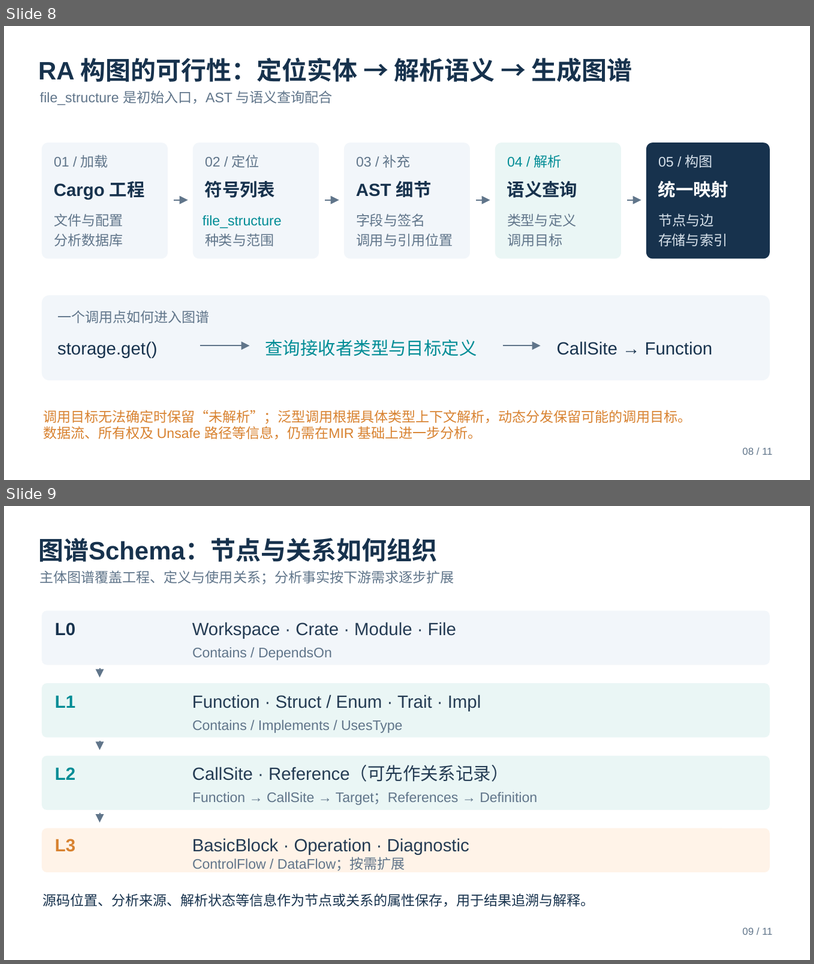
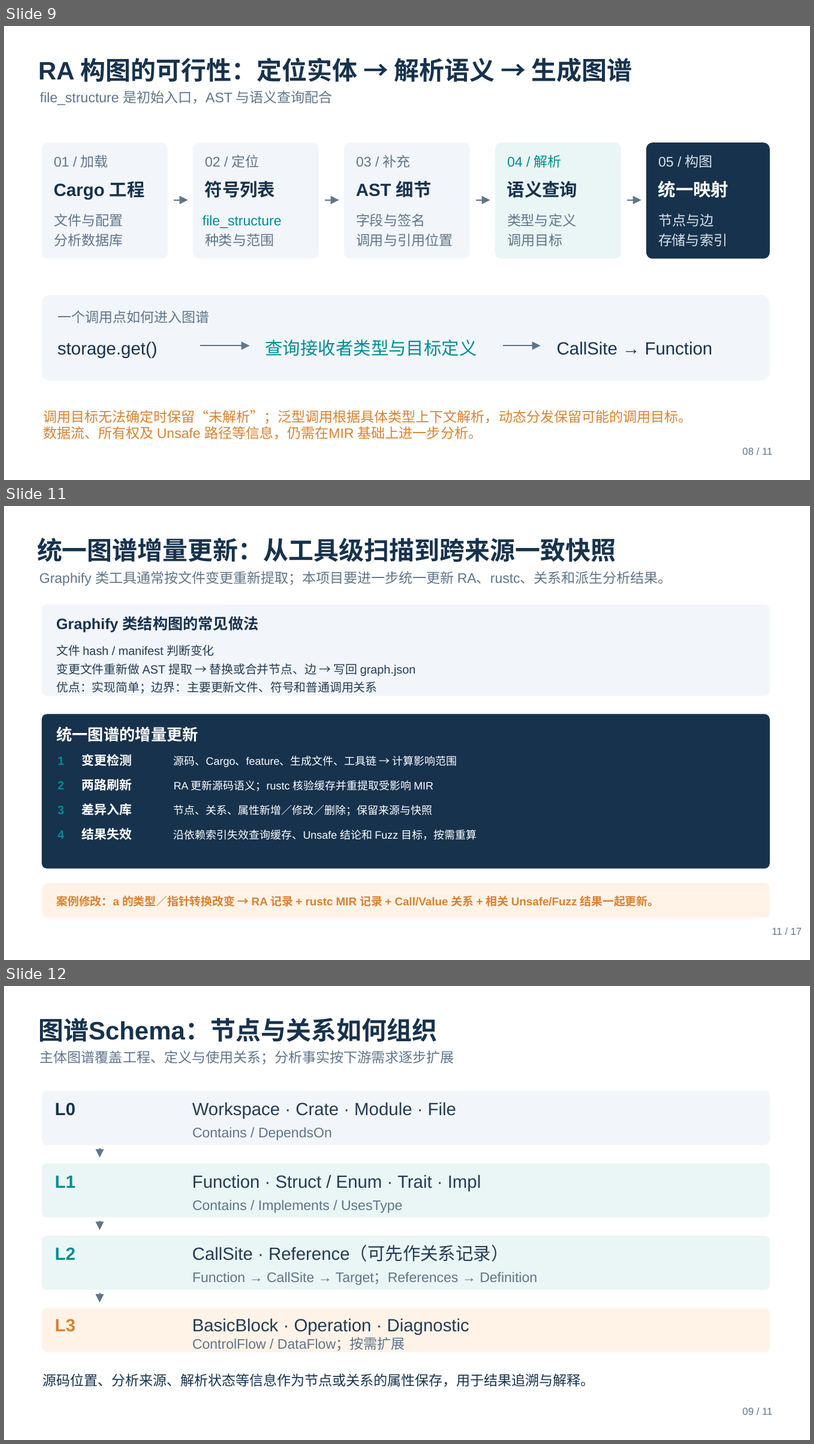
Before and after one commit to ichab/rk8s, a slide deck: Rust智能解析底座_汇报.pptx. Shown one above the other, each under a label of ours: slides 8 and 9 before the commit, slides 9, 11 and 12 after it; the slides between them are not shown. The pictures are 814x964 and 814x1444 pixels, drawn with LibreOffice and Linux fonts; fonts in the diff are those of the drawing. Boxes give left, top, right and bottom in pixels: in the first picture for what was removed or moved away, otherwise in the second. Text is boxed around its words. In the diff, an @@ line names an element or a change of style, - is before the commit and + after.

```diff
--- a/Rust智能解析底座_汇报.pptx
+++ b/Rust智能解析底座_汇报.pptx
@@ slide 11 added at (4, 506, 810, 960), background #FFFFFF @@
@@ text added at (37, 538, 617, 562), 30 pt, text #17324D, bold @@
+统一图谱增量更新：从工具级扫描到跨来源一致快照
@@ text added at (39, 571, 672, 586), 16.5 pt, text #60758A @@
+Graphify 类工具通常按文件变更重新提取；本项目要进一步统一更新 RA、rustc、关系和派生分析结果。
@@ rounded rectangle added at (42, 604, 770, 696), fill #F2F6FA @@
@@ text added at (56, 616, 259, 633), 18 pt, text #17324D, bold @@
+Graphify 类结构图的常见做法
@@ text added at (56, 645, 416, 693), 14.2 pt, text #243B53 @@
+文件 hash / manifest 判断变化
+变更文件重新做 AST 提取 → 替换或合并节点、边 → 写回 graph.json
+优点：实现简单；边界：主要更新文件、符号和普通调用关系
@@ group added at (42, 714, 770, 868): 13 texts, 1 rounded rectangle @@
+统一图谱的增量更新
+1
+变更检测
+源码、Cargo、feature、生成文件、工具链 → 计算影响范围
+2
+两路刷新
+RA 更新源码语义；rustc 核验缓存并重提取受影响 MIR
+3
+差异入库
+节点、关系、属性新增／修改／删除；保留来源与快照
+4
+结果失效
+沿依赖索引失效查询缓存、Unsafe 结论和 Fuzz 目标，按需重算
@@ rounded rectangle added at (42, 883, 770, 918), fill #FFF3E8 @@
@@ text added at (56, 895, 660, 906), 13.5 pt, text #D88230, bold @@
+案例修改：a 的类型／指针转换改变 → RA 记录 + rustc MIR 记录 + Call/Value 关系 + 相关 Unsafe/Fuzz 结果一起更新。
@@ text added at (772, 927, 803, 934), 12 pt, text #60758A @@
+11 / 17
@@ what was slide 8 is now slide 9 @@
@@ what was slide 9 is now slide 12 @@
```
Also in this commit, not shown: 3 slides changed, 4 other slides added, 1 slide removed.
